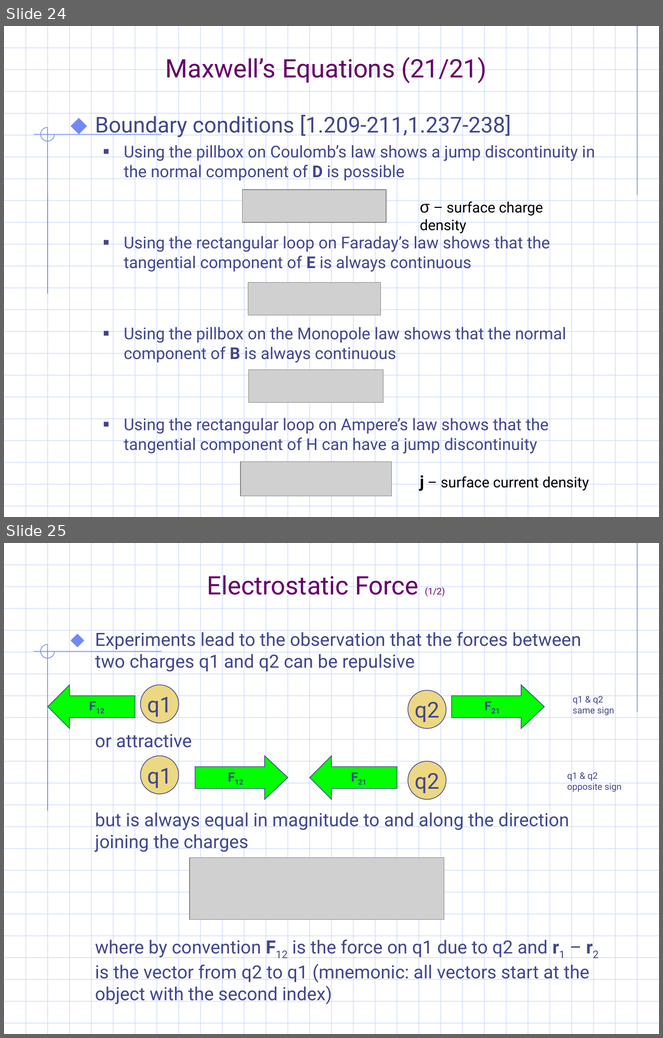
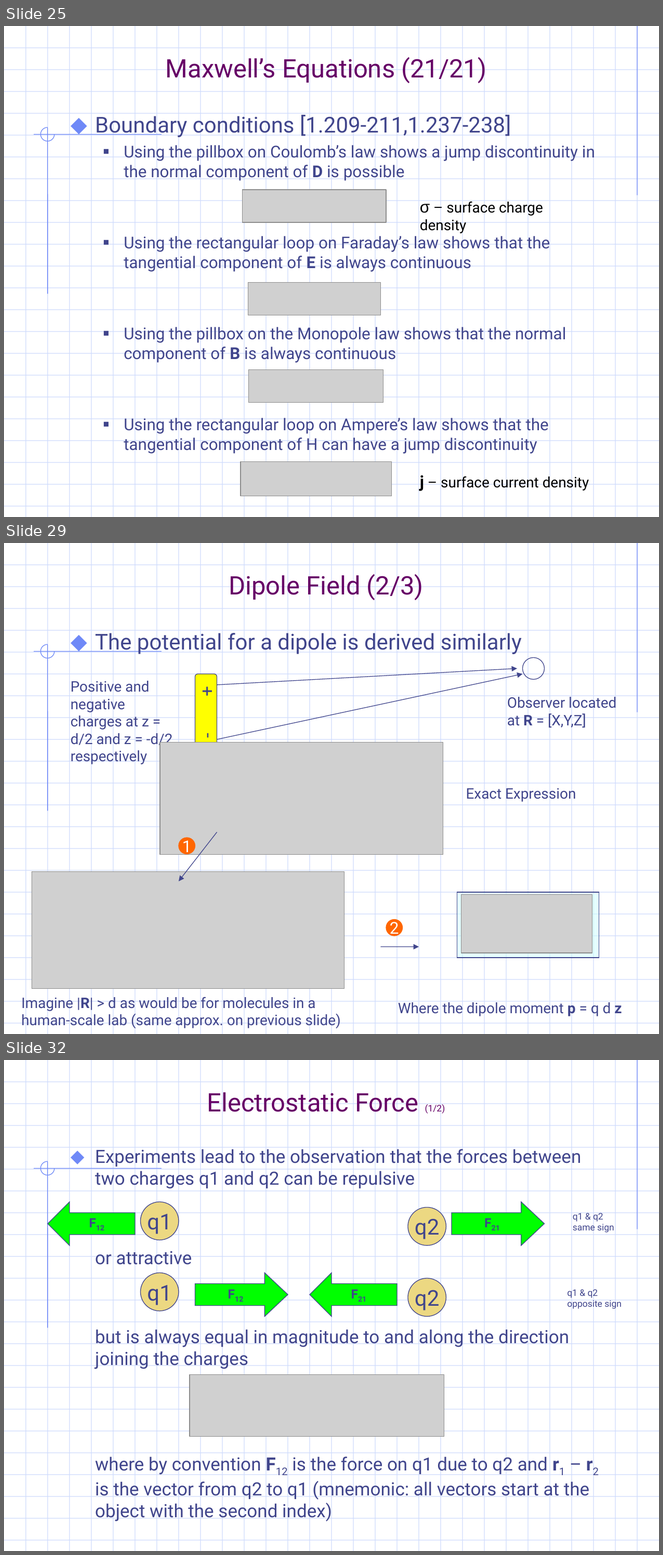
Before and after one commit to gravmath/Projects, a slide deck: PowerPoint/EM_notes.ppt. Shown one above the other, each under a label of ours: slides 24 and 25 before the commit, slides 25, 29 and 32 after it; the slides between them are not shown. The pictures are 663x1038 and 663x1555 pixels, drawn with LibreOffice and Linux fonts; fonts in the diff are those of the drawing; grey boxes stand for pictures; background and template pictures are left out. Boxes give left, top, right and bottom in pixels: in the first picture for what was removed or moved away, otherwise in the second. Text is boxed around its words. In the diff, an @@ line names an element or a change of style, - is before the commit and + after.

```diff
--- a/PowerPoint/EM_notes.ppt
+++ b/PowerPoint/EM_notes.ppt
@@ slide 29 added at [4, 543, 659, 1034], background #FFFFFF; not listed: 55 template elements that a slide beside it also shows @@
@@ title added at [229, 574, 424, 600], 28 pt, text #660066 @@
+Dipole Field (2/3)
@@ text added at [95, 630, 522, 654], 24 pt, text #40458C @@
+⬥ The potential for a dipole is derived similarly
@@ group added at [71, 657, 617, 765]: 2 arrows, 2 texts, 1 rounded rectangle, 1 ellipse @@
+- +
+Positive and negative charges at z = d/2 and z = -d/2, respectively
+Observer located at R = [X,Y,Z]
@@ picture added at [160, 743, 443, 855] @@
@@ text added at [466, 788, 576, 802], 16 pt, text #40458C @@
+Exact Expression
@@ arrow added from (217, 833) to (179, 882), #40458C 0.74 pt @@
@@ ellipse added at [179, 838, 195, 854], fill #FF6600, outline #FF6600 0.74 pt, 18 pt, text #FFFFFF @@
+1
@@ picture added at [32, 872, 344, 989] @@
@@ rectangle added at [457, 892, 599, 958], fill #CCFFFF at 50% opacity, outline #40458C 0.74 pt @@
@@ picture added at [461, 895, 592, 953] @@
@@ ellipse added at [386, 919, 402, 936], fill #FF6600, outline #FF6600 0.74 pt, 18 pt, text #FFFFFF @@
+2
@@ arrow added from (380, 947) to (419, 947), #40458C 0.74 pt @@
@@ text added at [21, 997, 341, 1029], 16 pt, text #40458C @@
+Imagine |R| > d as would be for molecules in a human-scale lab (same approx. on previous slide)
@@ text added at [398, 1001, 622, 1017], 16 pt, text #40458C @@
+Where the dipole moment p = q d z
@@ what was slide 24 is now slide 25 @@
@@ what was slide 25 is now slide 32 @@
```
Also in this commit, not shown: 1 slide changed, 6 other slides added.
